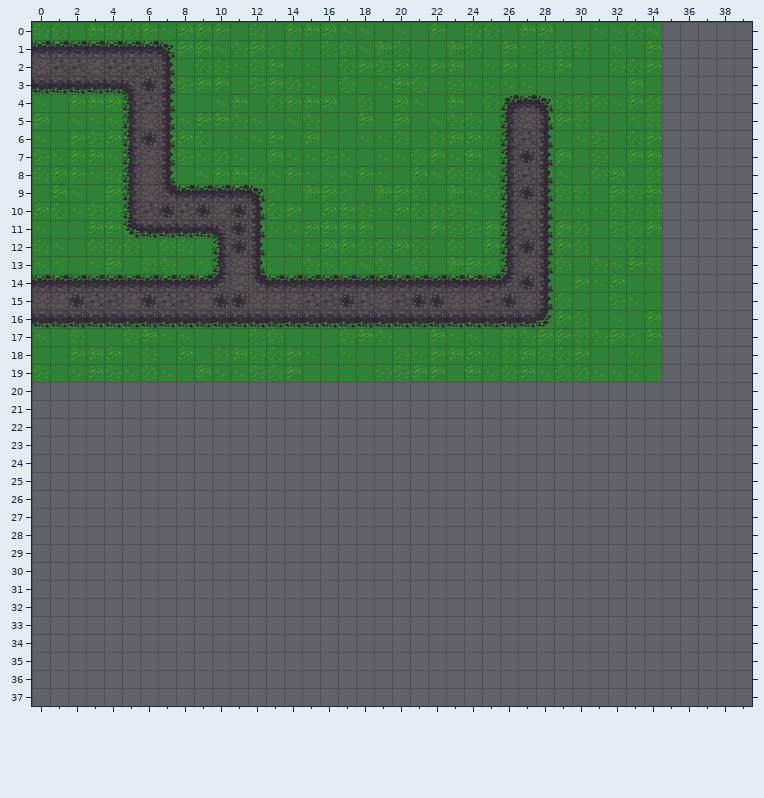
One commit to this Tiled map: data/maps/test.tmx. Above: the version before the commit.
Cells are 32x32 px. Shown: x 0..39, y 0..37. The old version is drawn lined up with the new one.
New version:
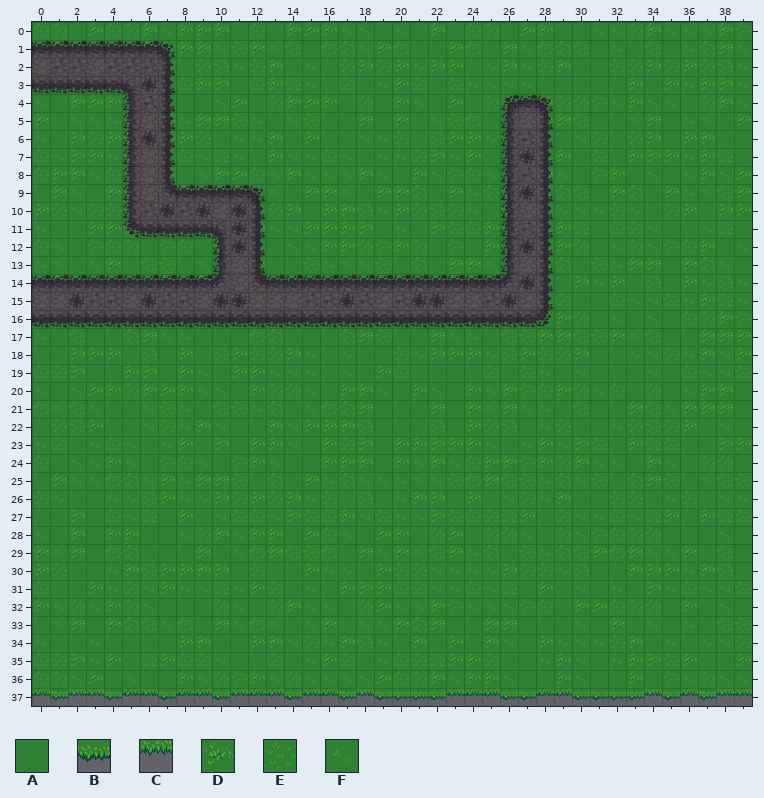
Key: from "Terrain": A 292, B 321, C 324, D 352, E 353, F 354.
_ is an empty cell.
Tiles replaced or removed in this view: A, D, E, F.
What changed:
Changed rows in their new state; . is an unchanged cell.
map size 35x20 -> 40x40 cells
Layer "Background":
first column x 0:
 0 ..................................DFFFDE
 1 ..................................EAFEDF
 2 ...................................EDEEF
 3 ...................................DFDDF
 4 ..................................FFAEDF
 5 ..................................DAFFAD
 6 ...................................ADDAA
 7 ...................................DFDEA
 8 ..................................FAFDFD
 9 ..................................ADFFED
10 ..................................AEDADD
11 ..................................FAAFEA
12 ...................................EEDAF
13 ..................................DADEFA
14 ..................................EADFEF
15 ...................................EFDEF
16 ..................................FAEEDE
17 ..................................EAADDD
18 ...................................EFDFD
19 .EDAADD.DF.DDFF....D.AA.AEAE.AF....AEFFE
20 FAFDDEDDDFFADEEFADDFADFADFDEEDEFEAEAFDDA
21 EFEFAAFEFAEEFEAFEEDAAADADFDFFAEAADEFDDDA
22 AEEDAAFEFDFAADFDDDEAAAEADEEAFEAAFEEEDAFA
23 FEAFEFAFDADADDFADEDADDDDDFAFDFDEADEEAADD
24 EAFFDFAEEFAEDFAADDDADFDFEDDEDEDFFADFAEEA
25 ADFFEEFDFDDEAEADFEFFFFFEEDEEFEFEAEDEAFEE
26 EFAAFFEDFFDEDEDFEAEAFDDADAFEFDAAEEAFEAFF
27 AADAEFEADAFEEFDEEDFEFFDEEEEDAEFFEFEDADEE
28 FADADDAAFEDFDDADEFADDAEDAEEFAEFEEEEAAAFA
29 DFDAEEAAADAFEDEEEADFDFEDFEAEFEEDEDFFDAEA
30 DEAAFDEDDDDAEAADFFADEEFFFFDEEFEAADDDFDEA
31 EAADFEFDFFEFDEAFADDDEEFFEFEADAFAFADFEFFE
32 DFEFDEFAAAEFAEDFFAEDFFDEFFFEEADDEEEADAFA
33 AFDADEEFEADFEFAFDAFFDEDAADDAAAFADAFAFAEE
34 FAAFAAAADDAADDFEFDEFADADADFADFFFEDAFAFFE
35 EEDFDAEDEEFAAEAFDEAFEEEDDEAAFDFAFDDEDAAD
36 EEFDAFAADFEEDFEFFFFDEEDFDDFAADFAADAEFEFF
37 CBCCBCCBCCBCCCBCCBCBBBBCCCBBCCBBBBCBCBCC
